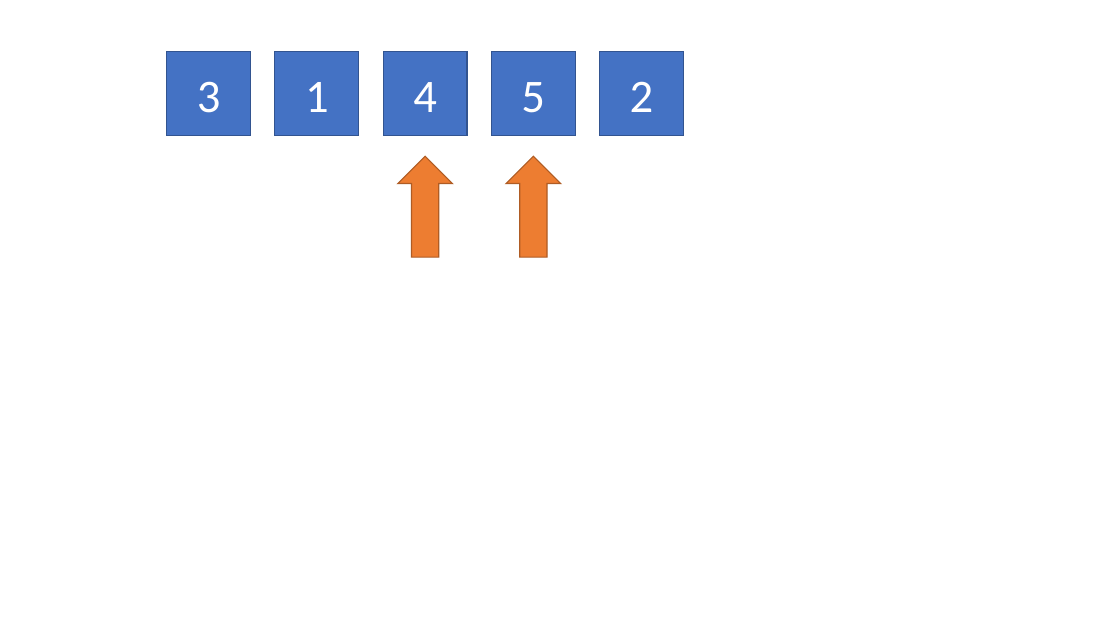
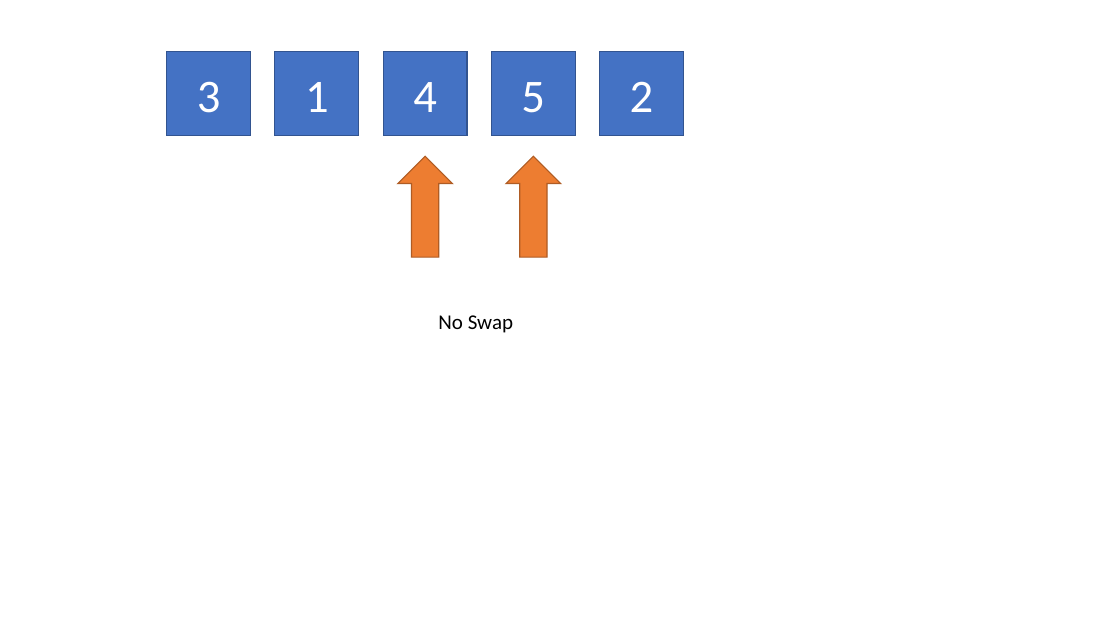
Before and after one commit to csci3320/fall2020, a slide deck: slide 4 of Bubble Sort In Action.pptx. Drawn at 1120x630 pixels with LibreOffice and Linux fonts; fonts in the diff are those of the drawing. Boxes give left, top, right and bottom in pixels: in the first picture for what was removed or moved away, otherwise in the second. Text is boxed around its words. In the diff, an @@ line names an element or a change of style, - is before the commit and + after.

```diff
--- a/Bubble Sort In Action.pptx
+++ b/Bubble Sort In Action.pptx
@@ text added at (x1=438, y1=315, x2=513, y2=333), 18 pt, text #000000 @@
+No Swap
```
Also in this commit, not shown: 4 other slides changed, 7 slides added.
